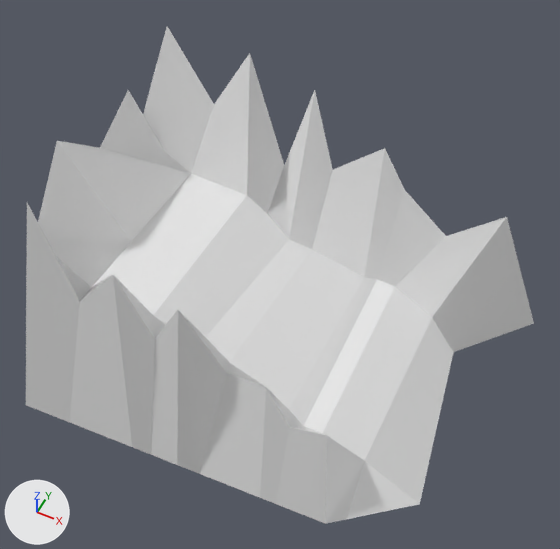
Two versions of the glTF model models/mountains.glb, one commit apart.
Rendered twice from a 50 mm camera at (117.0, -284.0, 629.0) aimed at (-84.0, 119.0, 125.0). Arrows for +X, +Y and +Z are at lower left; the lights stay in place. Vertices at the same position are counted once.
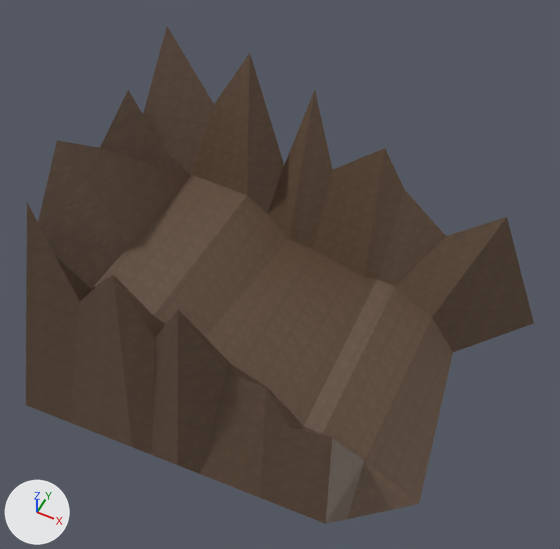
What the commit changed:
Picture 'mountain' (img_mountain) is new.
Material 'Mountain' (mat_mountain) is new.
Its texture is img_mountain.
me_cube_005 has 24 vertices, 44 faces and spans x -25.0..379.0, y -57.0..25.0, z -25.0..220.0.
me_cube_005 now uses material mat_mountain (picture img_mountain).
me_cube_007 is used by ob_cube_001; location (-250.0, 10.8, 25.0).
me_cube_007 had 32 vertices, 61 faces and spanned x -25.0..341.0, y -47.0..25.0, z -25.0..206.0.
me_cube_007 now has 32 vertices, 61 faces and spans x -25.0..340.0, y -47.0..25.0, z -25.0..206.0.
Part 1, on me_cube_007:
Vertex 14 of me_cube_007 moves from (261.0, -2.0, 70.0) at pixel (326, 435) to (266.0, -2.0, 70.0) at pixel (332, 437).
me_cube_007 part 2: 53 faces spanning x -25.0..340.0, y -47.0..25.0, z -25.0..206.0 switch from no material to mat_mountain (picture img_mountain).
me_cube_008 has 12 vertices, 20 faces and spans x -31.0..25.0, y -142.0..25.0, z -25.0..200.0.
me_cube_008 now uses material mat_mountain (picture img_mountain).
me_cube_009 has 22 vertices, 40 faces and spans x -25.0..291.0, y -47.0..120.0, z -25.0..96.0.
me_cube_009 now uses material mat_mountain (picture img_mountain).

Location of each change, [x1, y1, x2, y2] in pixels of the pictures (560 x 549 px; the box of a moved part takes in the faces that stretch with it):
'Cube.003', recoloured (white to brown): [92, 174, 454, 504] in both
'Cube.001', reshaped: before [26, 203, 419, 524]; after [26, 203, 418, 524]
'Cube', recoloured (grey to brown): [143, 26, 534, 352] in both
'Cube.002', recoloured (grey to brown): [38, 90, 191, 289] in both
part 1 of me_cube_007, moved or reshaped: [290, 426, 364, 524] in both
part 2 of me_cube_007, recoloured (grey to brown): [26, 203, 418, 524] in both
